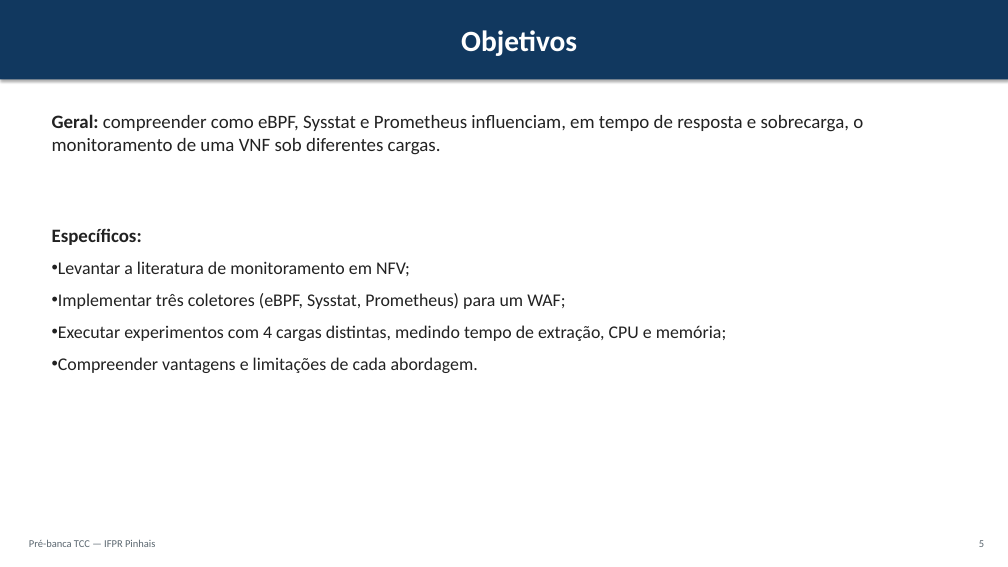
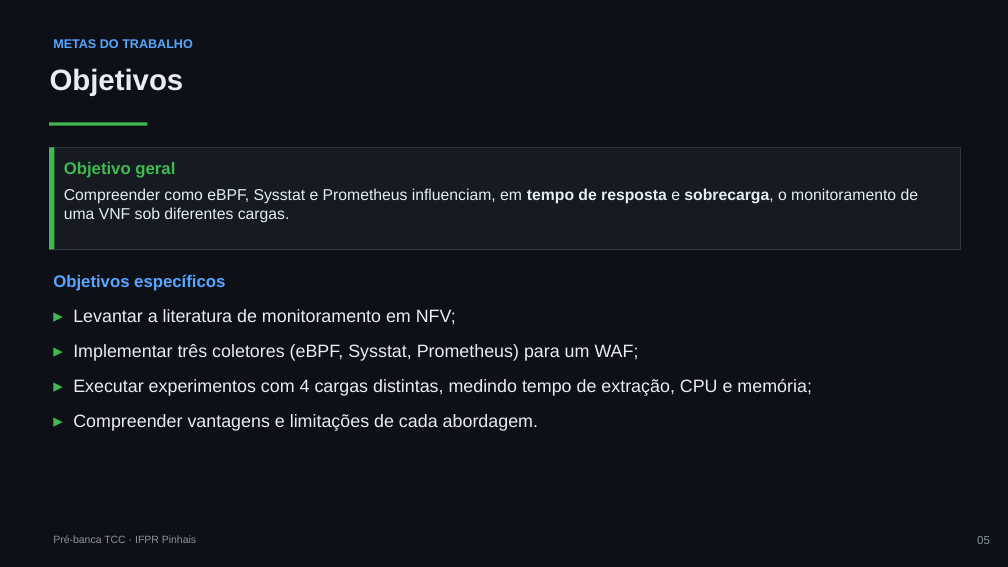
Before and after one commit to joaopedroplinta/vnf-monitoring-benchmark, a slide deck: slide 5 of docs/apresentacao/apresentacao_tcc.pptx. Drawn at 1008x567 pixels with LibreOffice and Linux fonts; fonts in the diff are those of the drawing. Boxes give left, top, right and bottom in pixels: in the first picture for what was removed or moved away, otherwise in the second. Text is boxed around its words. In the diff, an @@ line names an element or a change of style, - is before the commit and + after.

Commit message:
docs: redesenhar slides da pre-banca com tema escuro
Aplica tema escuro tech (fundo grafite, acentos neon verde/azul/laranja)
no gerador PPTX e no HTML reveal.js. Corrige sobreposicoes trocando a
fonte para Arial e ligando auto-ajuste de texto nas caixas. Aperta
fontes e espacamentos no HTML para o conteudo caber sem corte na altura
fixa do slide.

```diff
--- a/docs/apresentacao/apresentacao_tcc.pptx
+++ b/docs/apresentacao/apresentacao_tcc.pptx
@@ background #FFFFFF to #0D1117 @@
@@ text "Objetivos": place and size @@
-text "Objetivos" at box(0, 0, 1008, 79)
+text "Objetivos" at box(50, 68, 184, 96)
@@ text "Objetivos" at box(50, 68, 184, 96): font Calibri to Arial, text colour #FFFFFF to #E6EDF3; alignment centre to left; more space between paragraphs; vertical alignment middle to top; fill #11385F to none; shadow off @@
@@ text added at box(53, 39, 193, 48), 12 pt, text #58A6FF, bold @@
+METAS DO TRABALHO
@@ rectangle "Objetivo geral": place and size @@
-rectangle "Objetivo geral" at box(52, 114, 863, 155)
+rectangle "Objetivo geral" at box(49, 147, 960, 250)
@@ rectangle "Objetivo geral" at box(49, 147, 960, 250): fill none to #161B22; outline none to #30363D 0.75 pt @@
@@ rectangle added at box(49, 123, 147, 126), fill #3FB950 @@
@@ rectangle added at box(49, 147, 54, 250), fill #3FB950 @@
@@ text in rectangle at box(64, 162, 919, 223): text changed; size 18 to 15 pt; font Calibri to Arial; text colour #222222 to #E6EDF3 @@
-Geral: compreender como eBPF, Sysstat e Prometheus influenciam, em tempo de resposta e sobrecarga, o monitoramento de uma VNF sob diferentes cargas.
+Objetivo geral
+Compreender como eBPF, Sysstat e Prometheus influenciam, em tempo de resposta e sobrecarga, o monitoramento de uma VNF sob diferentes cargas.
@@ text at box(53, 274, 812, 431): text changed; font Calibri to Arial; text colour #222222 to #E6EDF3 @@
-Específicos:
-• Levantar a literatura de monitoramento em NFV;
-• Implementar três coletores (eBPF, Sysstat, Prometheus) para um WAF;
-• Executar experimentos com 4 cargas distintas, medindo tempo de extração, CPU e memória;
-• Compreender vantagens e limitações de cada abordagem.
+Objetivos específicos
+▸ Levantar a literatura de monitoramento em NFV;
+▸ Implementar três coletores (eBPF, Sysstat, Prometheus) para um WAF;
+▸ Executar experimentos com 4 cargas distintas, medindo tempo de extração, CPU e memória;
+▸ Compreender vantagens e limitações de cada abordagem.
@@ text at box(53, 535, 196, 543): text changed; font Calibri to Arial; text colour #5B6770 to #8B949E @@
-Pré-banca TCC — IFPR Pinhais
+Pré-banca TCC · IFPR Pinhais
@@ text added at box(977, 536, 990, 544), 11 pt, text #8B949E @@
+05
@@ text removed at box(979, 540, 984, 547) @@
-5
```
Also in this commit, not shown: 18 other slides changed, 2 other files.
